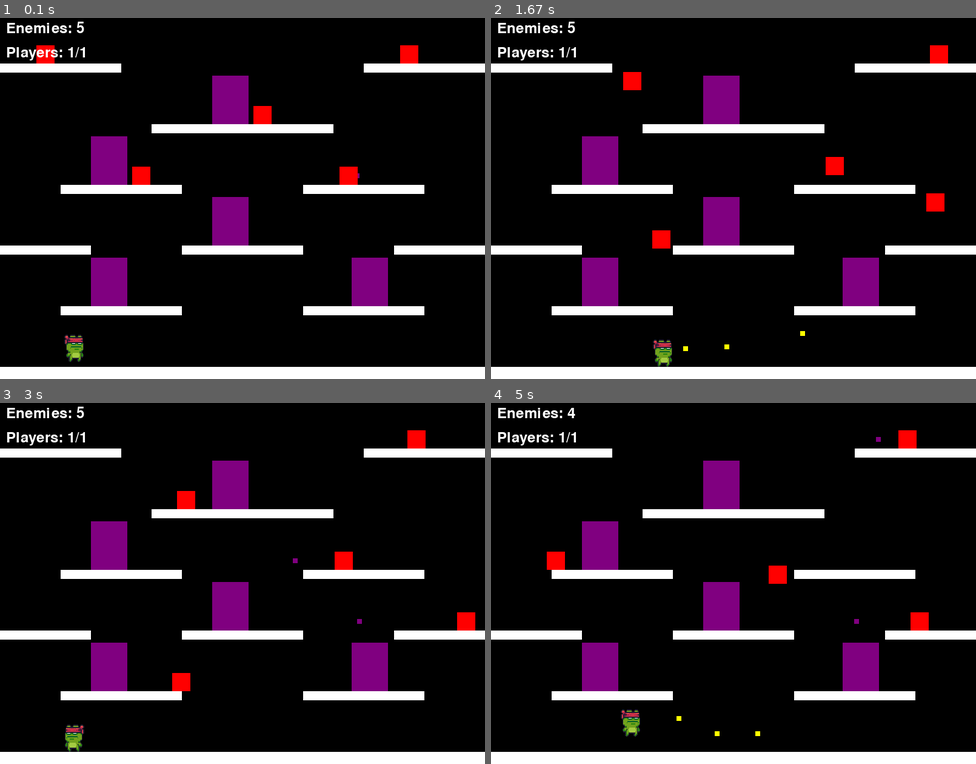
Above: before the commit, frames 1-4 (two rows, left to right).
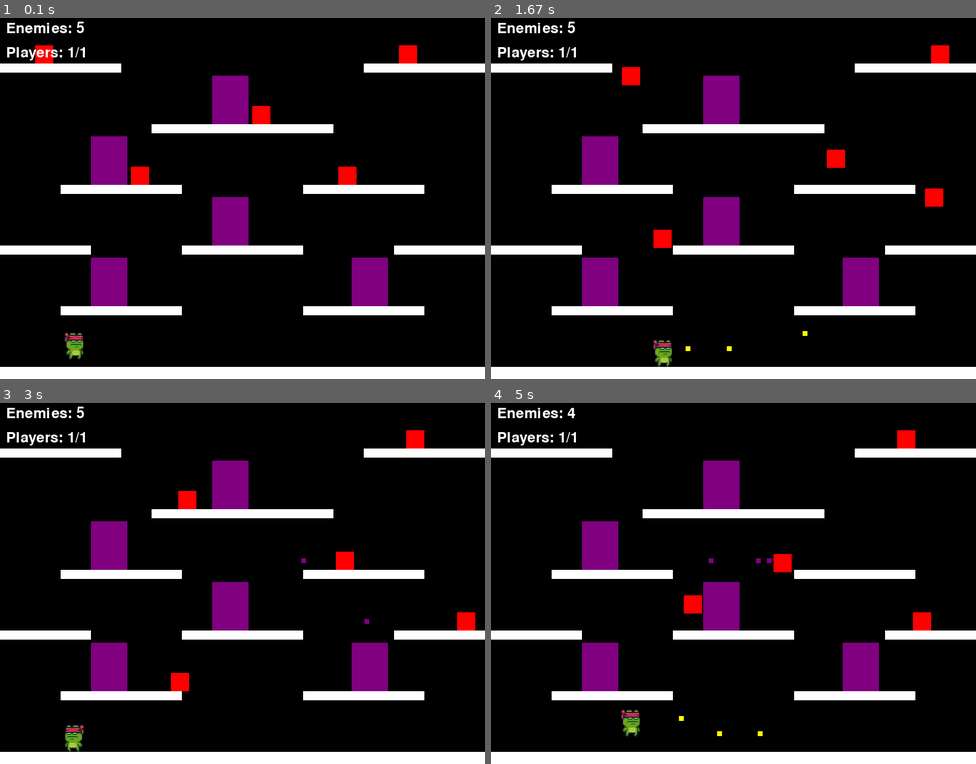
Above: after the commit, the same moments.

Repository: thisprojects/platform-pygame
Game: pygame game, started from platformer.py
The game is run twice, just before and just after one commit, with the same random seed, the same clock (stepped at 60 frames per second) and the same inputs.
Inputs:
- Up to frame 1 (0.1 s): type "1 (at the terminal prompt)" at 0 s
- Up to frame 2 (1.67 s): hold D 0.33-0.8 s; hold W 0.83-1.13 s; tap Space at 0.9, 1.23, 1.53 s; hold D 1.17-1.63 s
- Up to frame 3 (3 s): hold A 1.67-2.2 s; tap Space at 1.73, 2.03, 2.3, 2.6 s; hold A 2.23-2.63 s
- Up to frame 4 (5 s): hold D 3.07-3.7 s; tap Space at 3.13, 3.43, 3.8, 4.1, 4.3, 4.6, 4.8 s; hold A 3.73-4.2 s; hold D 4.23-4.7 s; hold W from 4.73 s (still down)

The runs differ from the first frame. In frame 1, 0.3% of the frame differs, in the area x 7-87%, y 7-96%; in frame 2, 0.5%; in frame 3, 0.2%; in frame 4, 0.8%, in the area x 11-91%, y 7-93%.

Commit message:
feat: add delta time

Diff:
--- a/config.py
+++ b/config.py
@@ -13,10 +13,10 @@
 PURPLE = (128, 0, 128)
 CYAN = (0, 255, 255)
 
-# Game settings
-GRAVITY = 0.8
-PLAYER_SPEED = 3.5
-PLAYER_JUMP = -15
-PROJECTILE_SPEED = 8
-ENEMY_SPEED = 2
-ENEMY_SHOOT_CHANCE = 0.01  # Probability per frame
+# Game settings (all speeds are now per second, not per frame)
+GRAVITY = 2000  # pixels per second squared (was 0.8 per frame² * 50² FPS)
+PLAYER_SPEED = 175  # pixels per second (was 3.5 per frame * 50 FPS)
+PLAYER_JUMP = -750  # pixels per second (was -15 per frame * 50 FPS)
+PROJECTILE_SPEED = 400  # pixels per second (was 8 per frame * 50 FPS)
+ENEMY_SPEED = 100  # pixels per second (was 2 per frame * 50 FPS)
+ENEMY_SHOOT_CHANCE = 0.5  # Probability per second (was 0.01 per frame * 50 FPS)
--- a/enemy.py
+++ b/enemy.py
@@ -19,32 +19,36 @@
         self.image = pygame.Surface((30, 30))
         self.image.fill(RED)
         self.rect = self.image.get_rect()
-        self.rect.x = x
-        self.rect.y = y
+        self.x = float(x)  # Store position as floats
+        self.y = float(y)
+        self.rect.x = int(self.x)
+        self.rect.y = int(self.y)
 
         self.vel_x = random.choice([-ENEMY_SPEED, ENEMY_SPEED])
         self.vel_y = 0
         self.on_ground = False
         self.direction_timer = 0
-        self.direction_change_interval = random.randint(60, 180)  # Frames
+        self.direction_change_interval = random.uniform(1.2, 3.6)  # Seconds (was 60-180 frames)
 
-    def update(self, platforms, obstacles):
+    def update(self, platforms, obstacles, delta_time):
         # Randomly change direction
-        self.direction_timer += 1
+        self.direction_timer += delta_time
         if self.direction_timer >= self.direction_change_interval:
             self.vel_x = random.choice([-ENEMY_SPEED, ENEMY_SPEED, 0])
             self.direction_timer = 0
-            self.direction_change_interval = random.randint(60, 180)
+            self.direction_change_interval = random.uniform(1.2, 3.6)
 
-        # Apply gravity
-        self.vel_y += GRAVITY
+        # Apply gravity (multiply by delta_time)
+        self.vel_y += GRAVITY * delta_time
 
-        # Update position
-        self.rect.x += self.vel_x
+        # Update position using floats (multiply by delta_time)
+        self.x += self.vel_x * delta_time
+        self.rect.x = int(self.x)
         self.check_platform_collision(platforms, "horizontal")
         self.check_obstacle_collision(obstacles, "horizontal")
 
-        self.rect.y += self.vel_y
+        self.y += self.vel_y * delta_time
+        self.rect.y = int(self.y)
         self.on_ground = False
         self.check_platform_collision(platforms, "vertical")
         self.check_obstacle_collision(obstacles, "vertical")
@@ -52,14 +56,18 @@
         # Keep enemy on screen
         if self.rect.left < 0:
             self.rect.left = 0
+            self.x = float(self.rect.x)
             self.vel_x = ENEMY_SPEED
         if self.rect.right > SCREEN_WIDTH:
             self.rect.right = SCREEN_WIDTH
+            self.x = float(self.rect.x)
             self.vel_x = -ENEMY_SPEED
         if self.rect.top < 0:
             self.rect.top = 0
+            self.y = float(self.rect.y)
         if self.rect.bottom > SCREEN_HEIGHT:
             self.rect.bottom = SCREEN_HEIGHT
+            self.y = float(self.rect.y)
             self.vel_y = 0
             self.on_ground = True
 
@@ -69,17 +77,21 @@
                 if direction == "horizontal":
                     if self.vel_x > 0:  # Moving right
                         self.rect.right = platform.rect.left
+                        self.x = float(self.rect.x)
                         self.vel_x = -ENEMY_SPEED
                     elif self.vel_x < 0:  # Moving left
                         self.rect.left = platform.rect.right
+                        self.x = float(self.rect.x)
                         self.vel_x = ENEMY_SPEED
                 elif direction == "vertical":
                     if self.vel_y > 0:  # Falling
                         self.rect.bottom = platform.rect.top
+                        self.y = float(self.rect.y)
                         self.vel_y = 0
                         self.on_ground = True
                     elif self.vel_y < 0:  # Jumping
                         self.rect.top = platform.rect.bottom
+                        self.y = float(self.rect.y)
                         self.vel_y = 0
 
     def check_obstacle_collision(self, obstacles, direction):
@@ -88,21 +100,26 @@
                 if direction == "horizontal":
                     if self.vel_x > 0:  # Moving right
                         self.rect.right = obstacle.rect.left
+                        self.x = float(self.rect.x)
                         self.vel_x = -ENEMY_SPEED
                     elif self.vel_x < 0:  # Moving left
                         self.rect.left = obstacle.rect.right
+                        self.x = float(self.rect.x)
                         self.vel_x = ENEMY_SPEED
                 elif direction == "vertical":
                     if self.vel_y > 0:  # Falling
                         self.rect.bottom = obstacle.rect.top
+                        self.y = float(self.rect.y)
                         self.vel_y = 0
                         self.on_ground = True
                     elif self.vel_y < 0:  # Jumping
                         self.rect.top = obstacle.rect.bottom
+                        self.y = float(self.rect.y)
                         self.vel_y = 0
 
-    def try_shoot(self, projectiles_group):
-        if random.random() < ENEMY_SHOOT_CHANCE:
+    def try_shoot(self, projectiles_group, delta_time):
+        # Convert per-second probability to per-frame using delta_time
+        if random.random() < ENEMY_SHOOT_CHANCE * delta_time:
             direction = 1 if self.vel_x >= 0 else -1
             if self.vel_x == 0:
                 direction = random.choice([-1, 1])
--- a/game.py
+++ b/game.py
@@ -142,19 +142,19 @@
                         if len(player_list) > 1:
                             player_list[1].shoot(self.projectiles)
 
-    def update(self):
+    def update(self, delta_time):
         if self.game_over or self.victory:
             return
 
-        # Update all sprites
+        # Update all sprites with delta_time
         for player in self.players:
-            player.update(self.platforms, self.obstacles)
+            player.update(self.platforms, self.obstacles, delta_time)
 
         for enemy in self.enemies:
-            enemy.update(self.platforms, self.obstacles)
-            enemy.try_shoot(self.projectiles)
-
-        self.projectiles.update()
+            enemy.update(self.platforms, self.obstacles, delta_time)
+            enemy.try_shoot(self.projectiles, delta_time)
+
+        self.projectiles.update(delta_time)
 
         # Check projectile collisions
         for projectile in self.projectiles:
@@ -243,10 +243,12 @@
 
     def run(self):
         while self.running:
+            # Get delta_time in seconds
+            delta_time = self.clock.tick(FPS) / 1000.0
+
             self.handle_events()
-            self.update()
+            self.update(delta_time)
             self.draw()
-            self.clock.tick(FPS)
 
         pygame.quit()
         sys.exit()
--- a/player.py
+++ b/player.py
@@ -68,7 +68,7 @@
         self.alive = True
         self.color = color  # Keep for backwards compatibility
 
-    def update(self, platforms, obstacles):
+    def update(self, platforms, obstacles, delta_time):
         if not self.alive:
             return
 
@@ -88,16 +88,16 @@
             self.vel_y = PLAYER_JUMP
             self.on_ground = False
 
-        # Apply gravity
-        self.vel_y += GRAVITY
+        # Apply gravity (multiply by delta_time)
+        self.vel_y += GRAVITY * delta_time
 
-        # Update position using floats
-        self.x += self.vel_x
+        # Update position using floats (multiply by delta_time)
+        self.x += self.vel_x * delta_time
         self.rect.x = int(self.x)
         self.check_platform_collision(platforms, "horizontal")
         self.check_obstacle_collision(obstacles, "horizontal")
 
-        self.y += self.vel_y
+        self.y += self.vel_y * delta_time
         self.rect.y = int(self.y)
         self.on_ground = False
         self.check_platform_collision(platforms, "vertical")
--- a/projectile.py
+++ b/projectile.py
@@ -9,13 +9,17 @@
         self.image = Surface((8, 8))
         self.image.fill(color)
         self.rect = self.image.get_rect()
-        self.rect.centerx = x
-        self.rect.centery = y
+        self.x = float(x)  # Store position as float
+        self.y = float(y)
+        self.rect.centerx = int(self.x)
+        self.rect.centery = int(self.y)
         self.direction = direction  # 1 for right, -1 for left
         self.owner_type = owner_type  # 'player' or 'enemy'
 
-    def update(self):
-        self.rect.x += PROJECTILE_SPEED * self.direction
+    def update(self, delta_time):
+        # Update position using delta_time
+        self.x += PROJECTILE_SPEED * self.direction * delta_time
+        self.rect.x = int(self.x)
 
         # Remove if off screen
         if self.rect.right < 0 or self.rect.left > SCREEN_WIDTH:
